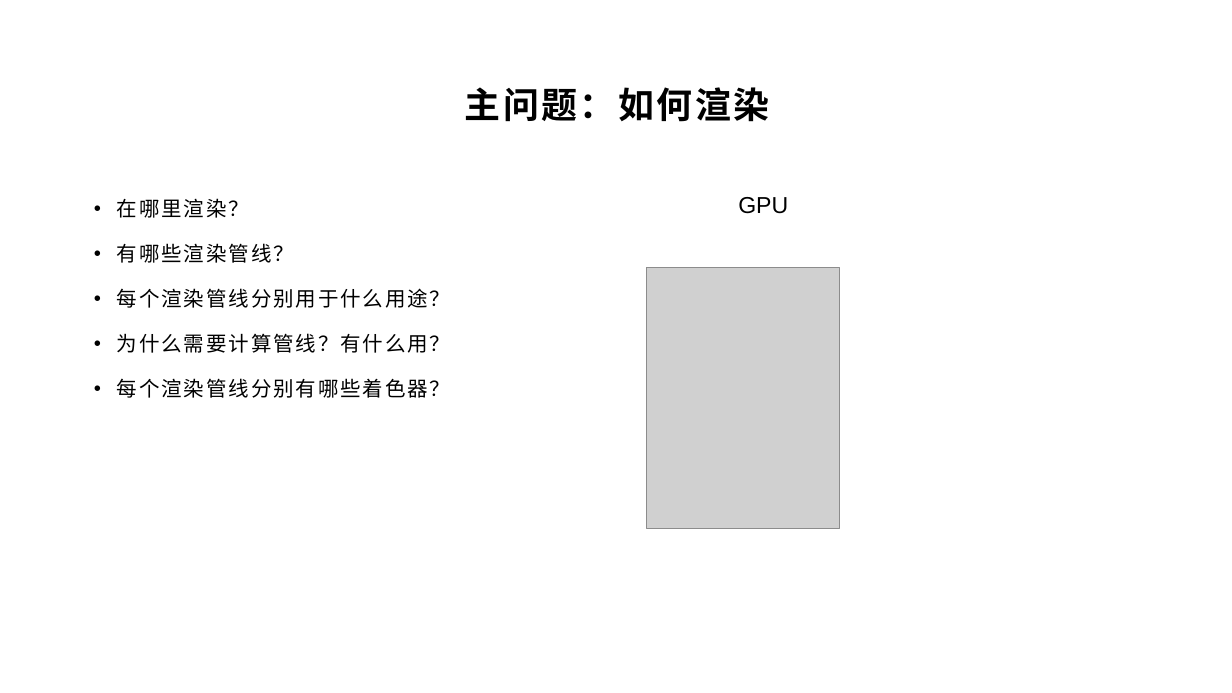
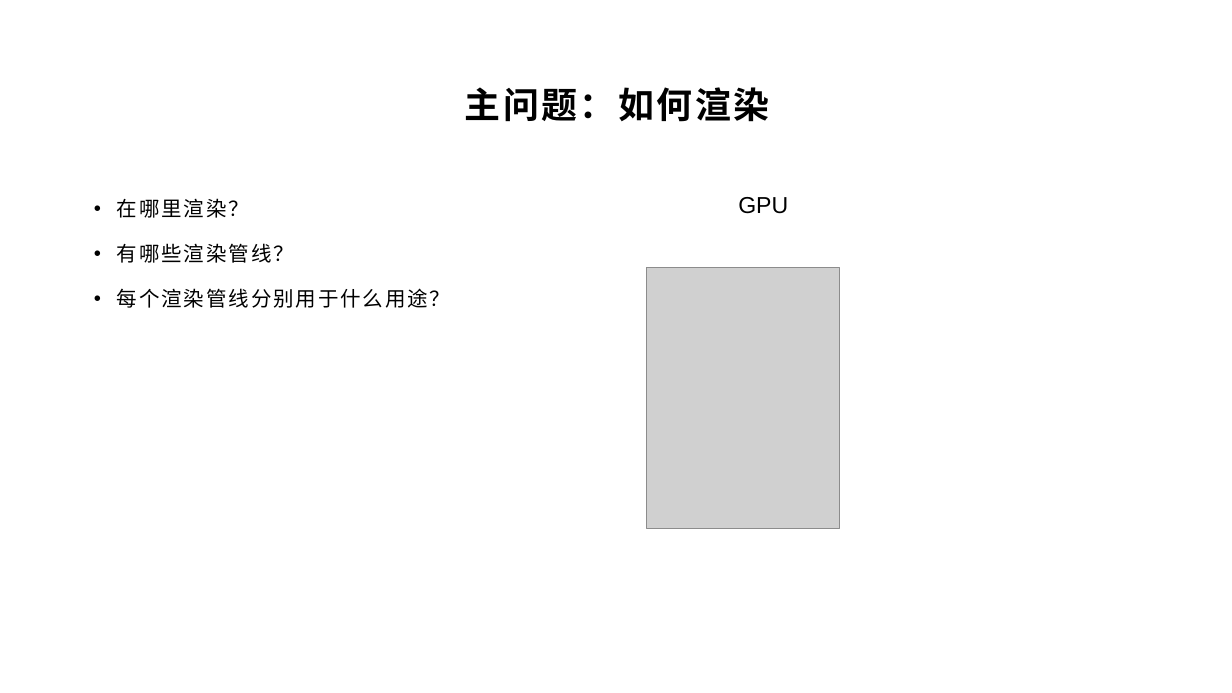
Before and after one commit to yyc-git/PotorealisticRenderEdu-3, a slide deck: slide 9 of lessons/2_triangle/ppt/第二节课.pptx. Drawn at 1232x693 pixels with LibreOffice and Linux fonts; fonts in the diff are those of the drawing; grey boxes stand for pictures; background and template pictures are left out. Boxes give left, top, right and bottom in pixels: in the first picture for what was removed or moved away, otherwise in the second. Text is boxed around its words. In the diff, an @@ line names an element or a change of style, - is before the commit and + after.

```diff
--- a/lessons/2_triangle/ppt/第二节课.pptx
+++ b/lessons/2_triangle/ppt/第二节课.pptx
@@ text at bbox=[117, 333, 451, 398]: paragraphs removed @@
-• 为什么需要计算管线？有什么用？
-• 每个渲染管线分别有哪些着色器？
```
Also in this commit, not shown: 6 other slides changed, 4 slides added, 1 slide removed, 4 other files.
